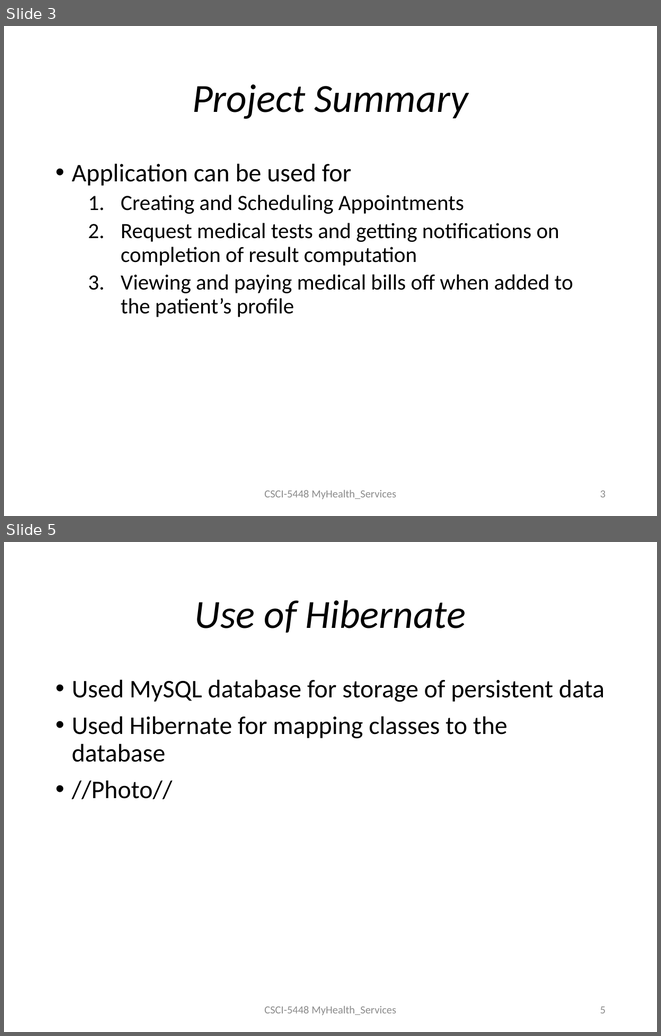
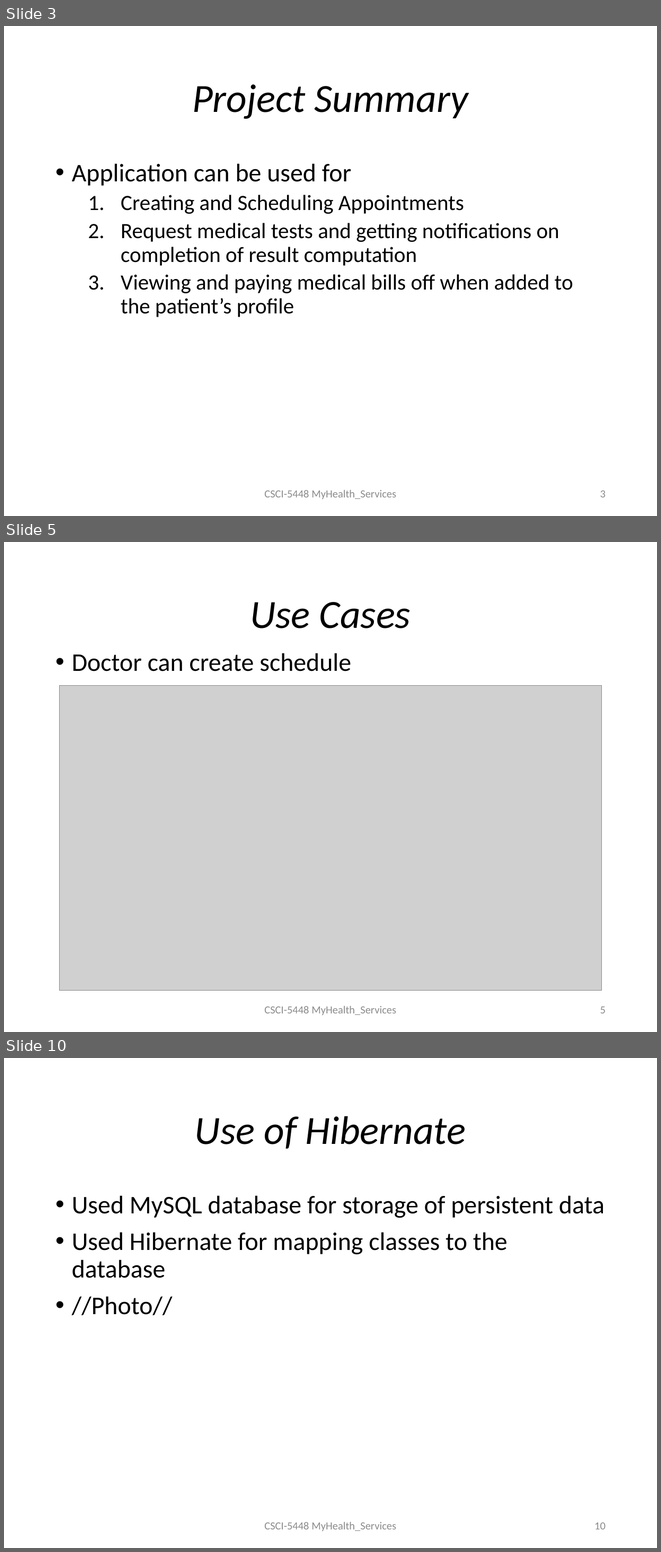
Before and after one commit to aarbac/MyHealth_Services, a slide deck: Presentation.pptx. Shown one above the other, each under a label of ours: slides 3 and 5 before the commit, slides 3, 5 and 10 after it; the slides between them are not shown. The pictures are 661x1036 and 661x1552 pixels, drawn with LibreOffice and Linux fonts; fonts in the diff are those of the drawing; grey boxes stand for pictures. Boxes give left, top, right and bottom in pixels: in the first picture for what was removed or moved away, otherwise in the second. Text is boxed around its words. In the diff, an @@ line names an element or a change of style, - is before the commit and + after.

Commit message:
Use cases added

```diff
--- a/Presentation.pptx
+++ b/Presentation.pptx
@@ slide 5 added at (4, 542, 657, 1032), background #FFFFFF @@
@@ title added at (250, 602, 411, 628), 44 pt, text #000000, italic @@
+Use Cases
@@ text added at (72, 653, 351, 671), 28 pt, text #000000 @@
+• Doctor can create schedule
@@ picture added at (60, 685, 601, 990) @@
@@ text added at (264, 1006, 396, 1015), 12 pt, text #8C8C8C @@
+CSCI-5448 MyHealth_Services
@@ page number added at (600, 1006, 606, 1013), 12 pt, text #8C8C8C @@
+5
@@ what was slide 5 is now slide 10 @@
@@ page number at (594, 1522, 606, 1529): text changed @@
-5
+10
```
Also in this commit, not shown: 1 slide changed, 4 other slides added.
